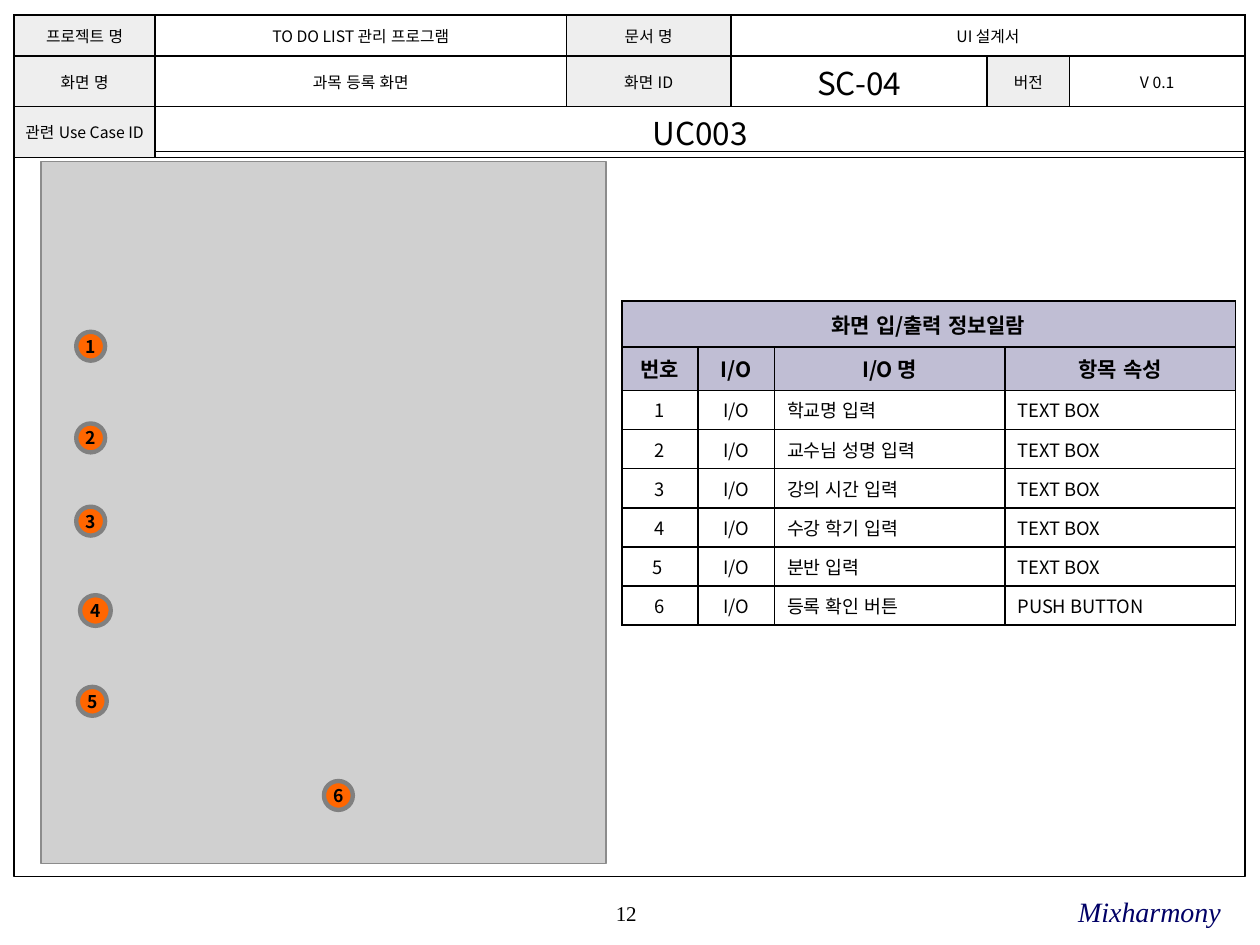
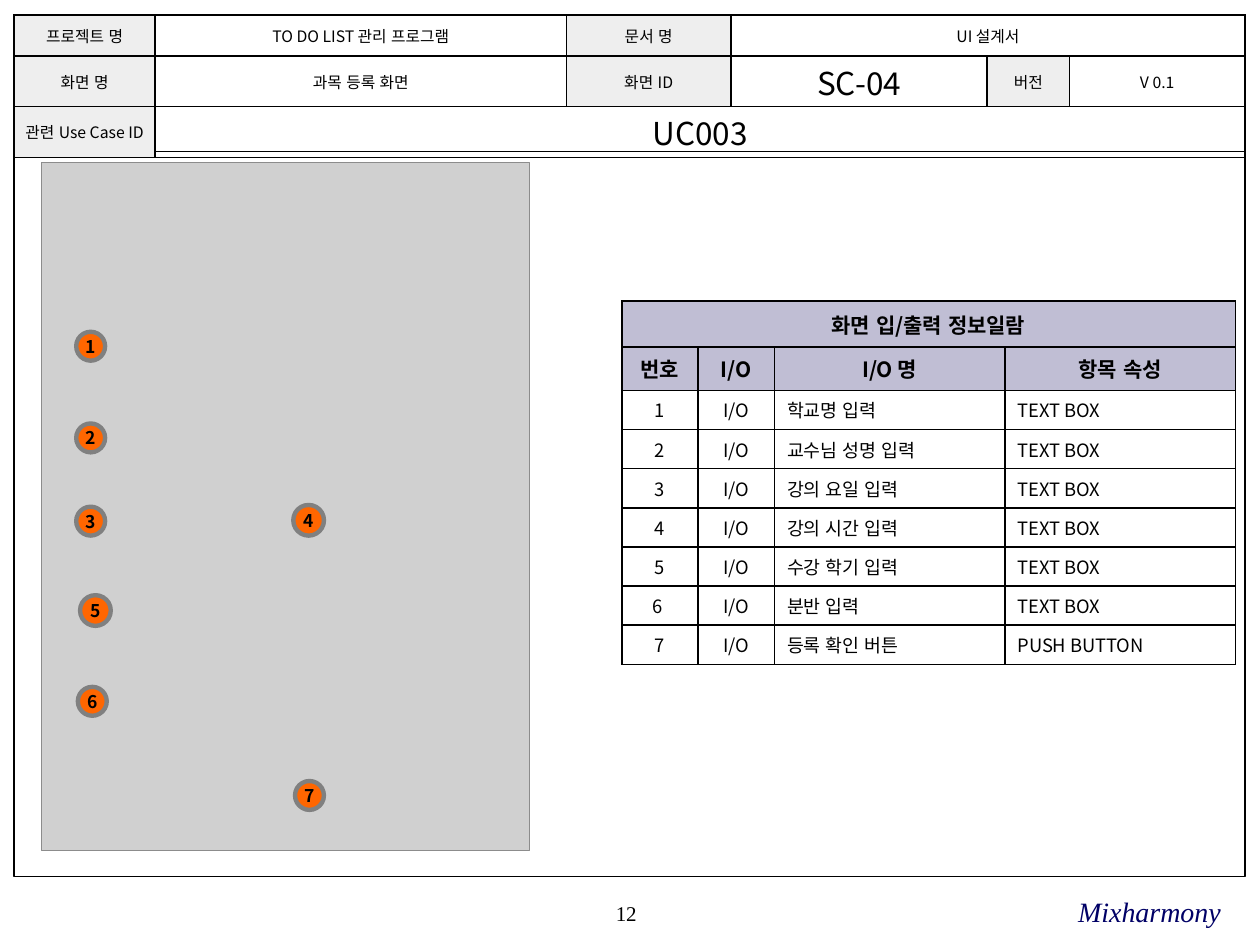
Before and after one commit to SE-admin/SE2017_2_mixharmony, a slide deck: slide 12 of doc/3_ 설계서/UI Design Template.pptx. Drawn at 1260x945 pixels with LibreOffice and Linux fonts; fonts in the diff are those of the drawing; grey boxes stand for pictures; background and template pictures are left out. Boxes give left, top, right and bottom in pixels: in the first picture for what was removed or moved away, otherwise in the second. Text is boxed around its words. In the diff, an @@ line names an element or a change of style, - is before the commit and + after.

```diff
--- a/doc/3_ 설계서/UI Design Template.pptx
+++ b/doc/3_ 설계서/UI Design Template.pptx
@@ picture: place and size @@
-picture at (42,161,606,863)
+picture at (42,163,529,850)
@@ table at (622,301,1237,660) @@
-row 5: 3 | I/O | 강의 시간 입력 | TEXT BOX
-row 6: 4 | I/O | 수강 학기 입력 | TEXT BOX
-row 7: 5 | I/O | 분반 입력 | TEXT BOX
-row 8: 6 | I/O | 등록 확인 버튼 | PUSH BUTTON
+row 5: 3 | I/O | 강의 요일 입력 | TEXT BOX
+row 6: 4 | I/O | 강의 시간 입력 | TEXT BOX
+row 7: 5 | I/O | 수강 학기 입력 | TEXT BOX
+row 8: 6 | I/O | 분반 입력 | TEXT BOX
+row 9: 7 | I/O | 등록 확인 버튼 | PUSH BUTTON
@@ ellipse "4": place and size @@
-ellipse "4" at (81,595,111,625)
+ellipse "4" at (294,505,324,536)
@@ ellipse "5": place and size @@
-ellipse "5" at (78,687,107,716)
+ellipse "5" at (81,595,111,625)
@@ ellipse "6": place and size @@
-ellipse "6" at (324,781,353,810)
+ellipse "6" at (78,687,107,716)
@@ ellipse added at (295,781,324,810), fill #FF6600, outline #808080 2.5 pt, 10 pt, text #000000, bold @@
+7
```
Also in this commit, not shown: 2 other slides changed.
